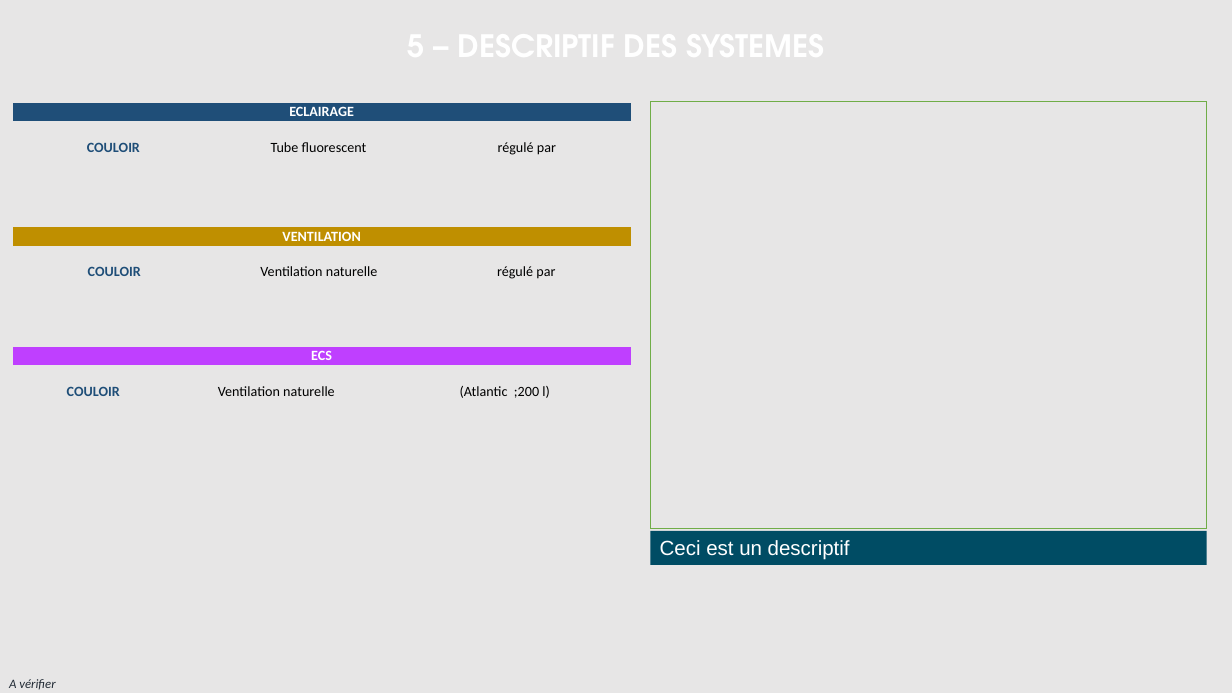
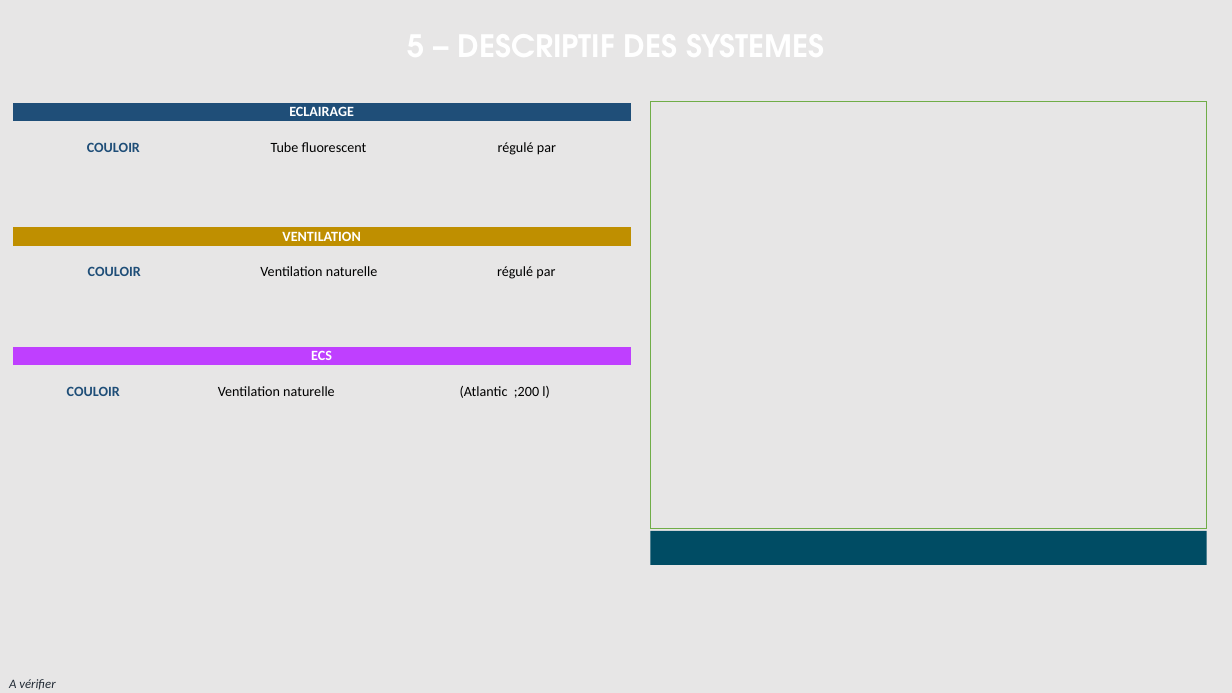
Before and after one commit to sigsieml/super-cep, a slide deck: slide 6 of app/src/main/assets/powerpointvierge.pptx. Drawn at 1232x693 pixels with LibreOffice and Linux fonts; fonts in the diff are those of the drawing; background and template pictures are left out. Boxes give left, top, right and bottom in pixels: in the first picture for what was removed or moved away, otherwise in the second. Text is boxed around its words. In the diff, an @@ line names an element or a change of style, - is before the commit and + after.

```diff
--- a/app/src/main/assets/powerpointvierge.pptx
+++ b/app/src/main/assets/powerpointvierge.pptx
@@ text in rectangle at [660, 540, 850, 560]: text removed @@
-Ceci est un descriptif
```
Also in this commit, not shown: 6 other slides changed, 23 other files.
